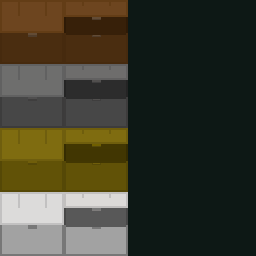
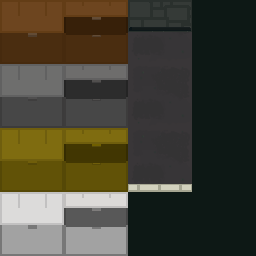
Layered file, before and after one edit (256x256). Changes by layer:
added group "waters" with 6 layers above "bronse" over [left=128, top=0, right=192, bottom=192]
added layer "water" (5%) in group "waters" over [left=128, top=0, right=192, bottom=184]
added layer "dark #1" (50%) in group "waters" over [left=128, top=0, right=192, bottom=184]
added layer "dark-2" (50%) in group "waters" over [left=128, top=0, right=192, bottom=32]
added layer "ledges" in group "waters" over [left=128, top=0, right=192, bottom=192]
added layer "ground copy" in group "waters" over [left=128, top=0, right=192, bottom=192]
